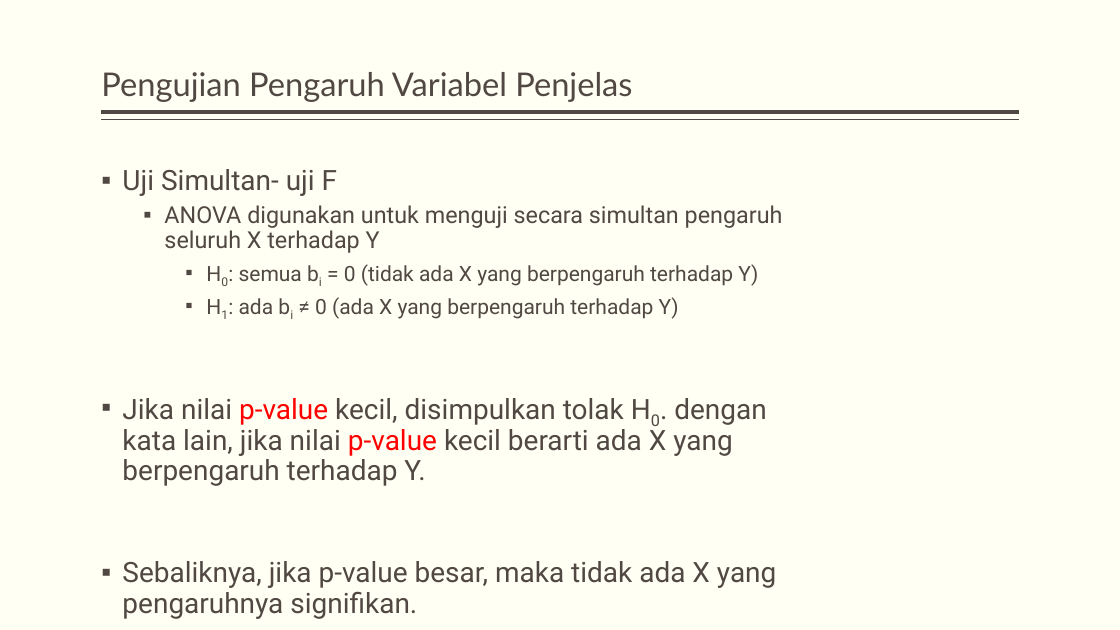
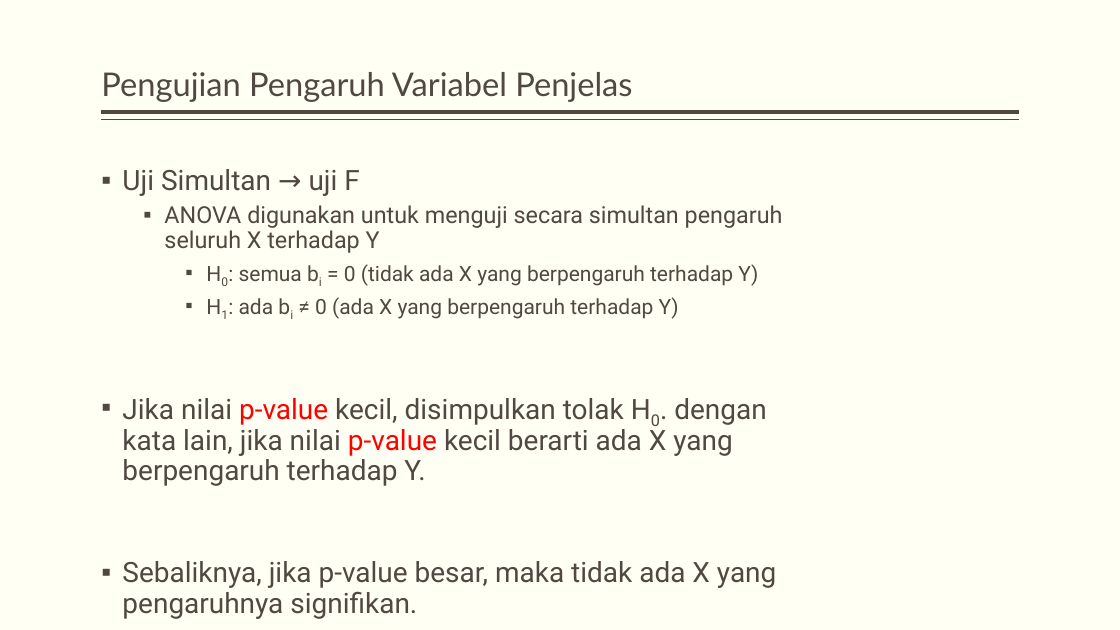
Before and after one commit to dewikiswani/pengantar-R, a slide deck: slide 35 of slide/korelasi dan regresi.pptx (slide 36 before the commit). Drawn at 1120x630 pixels with LibreOffice and Linux fonts; fonts in the diff are those of the drawing. Boxes give left, top, right and bottom in pixels: in the first picture for what was removed or moved away, otherwise in the second. Text is boxed around its words. In the diff, an @@ line names an element or a change of style, - is before the commit and + after.

```diff
--- a/slide/korelasi dan regresi.pptx
+++ b/slide/korelasi dan regresi.pptx
@@ text at [122,169,359,196]: text changed @@
-▪ Uji Simultan- uji F
+▪ Uji Simultan → uji F
```
Also in this commit, not shown: 2 other slides changed, 1 slide removed, 1 other file.
